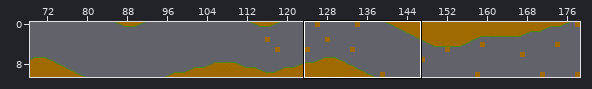
Level history. Tiled map: VoxelShooterContent/1.tmx. Above, an overview of the earlier version with the close-up marked.
Close-up. Old version:
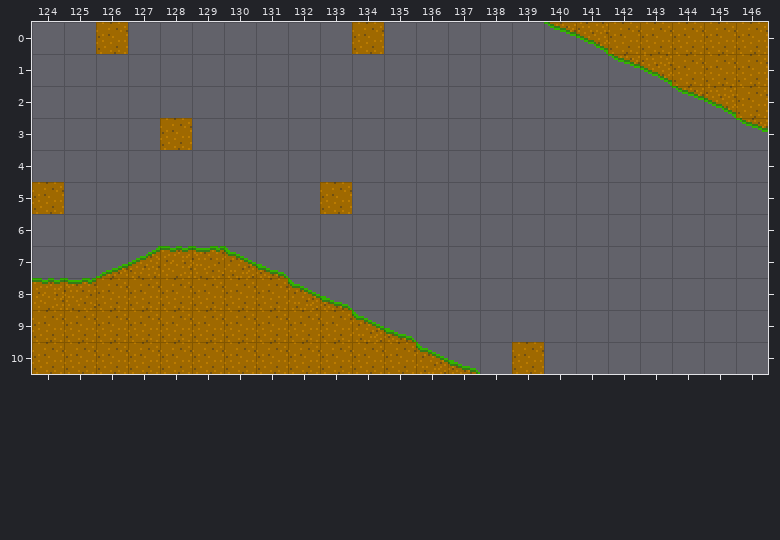
Cells are 16x16 px. Shown: x 124..146, y 0..10. The commit also changed other parts of the map, which this record leaves out. Tiles whose own drawing changed are shown in their newer look in all pictures.
The same view after the edit:
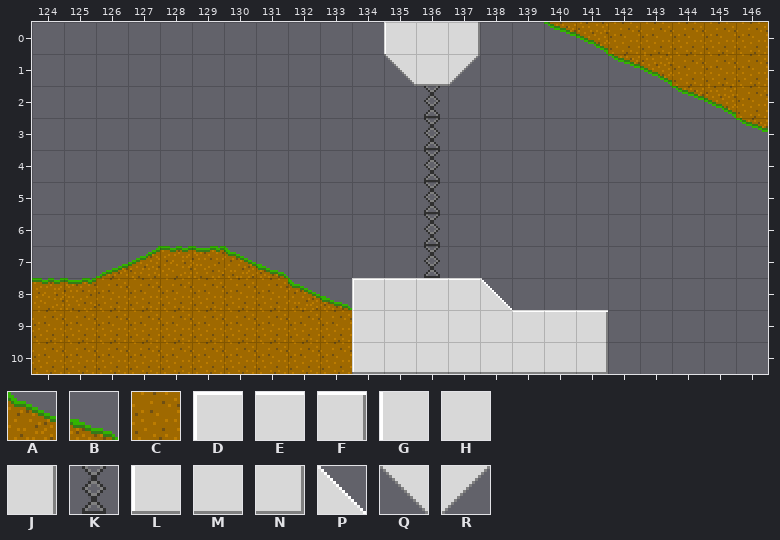
Key: from "tiles": A 4, B 5, C 6, D 7, E 8, F 9, G 17, H 18, J 19, K 20, L 27, M 28, N 29, P 39, Q 57, R 59.
_ is an empty cell.
The edit:
Layer "tiles":
y 0: x 126 C -> _; x 134..137 C___ -> _GHJ
y 1: x 135..137 ___ -> QMR
y 2: x 136 _ -> K
y 3: x 128 C -> _; x 136 _ -> K
y 4: x 136 _ -> K
y 5: x 124 C -> _; x 133 C -> _; x 136 _ -> K
y 6..7: x 136 _ -> K
y 8: x 134..138 _____ -> DEEEP
y 9: x 134..141 AB______ -> GHHHHEEF
y 10: x 134..141 CCAB_C__ -> LMMMMMMN
Boxes around the changes in both close-ups, in picture pixels (x1, y1, x2, y2):
removed: (96, 22, 128, 54)
changed: (352, 22, 608, 374)
removed: (160, 118, 192, 150)
removed: (32, 182, 64, 214)
removed: (320, 182, 352, 214)
